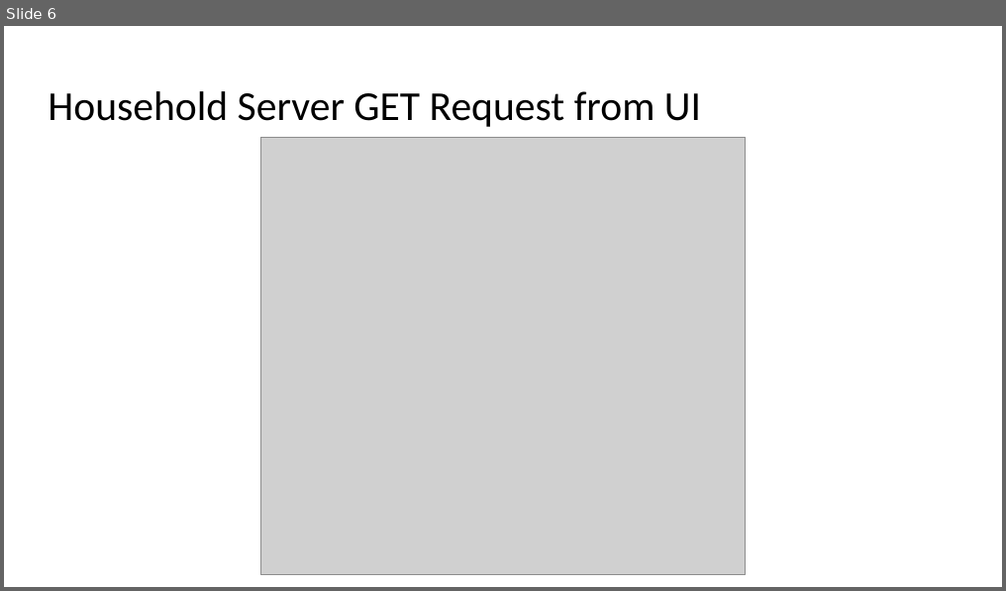
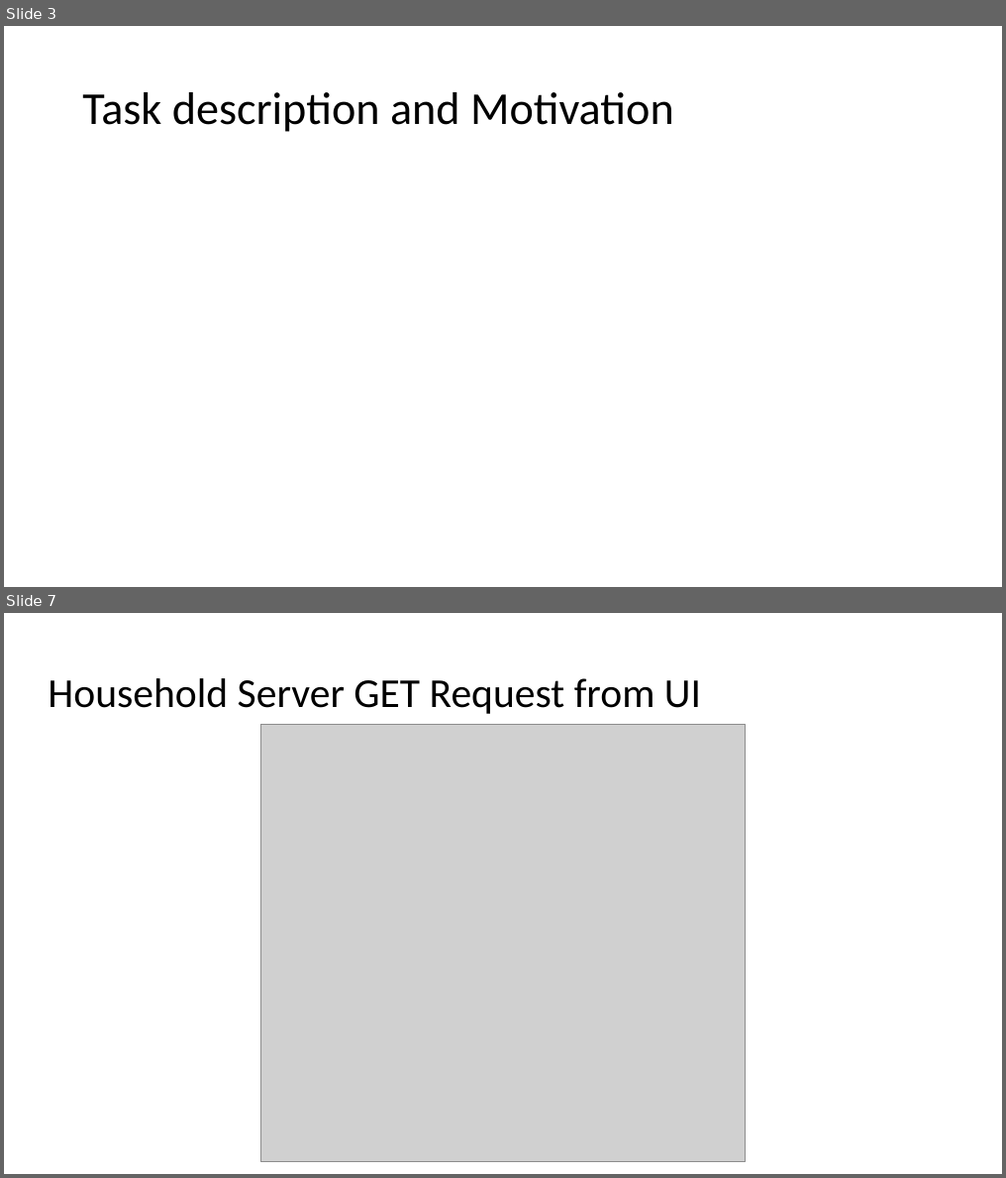
Before and after one commit to JacobEberhardt/decentralized-energy-trading, a slide deck: documentation/Milestone Presentation.pptx. Shown one above the other, each under a label of ours: slide 6 before the commit, slides 3 and 7 after it; the slides between them are not shown. The pictures are 1006x591 and 1006x1178 pixels, drawn with LibreOffice and Linux fonts; fonts in the diff are those of the drawing; grey boxes stand for pictures. Boxes give left, top, right and bottom in pixels: in the first picture for what was removed or moved away, otherwise in the second. Text is boxed around its words. In the diff, an @@ line names an element or a change of style, - is before the commit and + after.

```diff
--- a/documentation/Milestone Presentation.pptx
+++ b/documentation/Milestone Presentation.pptx
@@ slide 3 added at [4,26,1002,587], background #FFFFFF @@
@@ title added at [82,92,674,132], 33 pt, text #000000 @@
+Task description and Motivation
@@ what was slide 6 is now slide 7 @@
```
Also in this commit, not shown: 2 slides changed, 5 other slides added, 3 slides removed.
